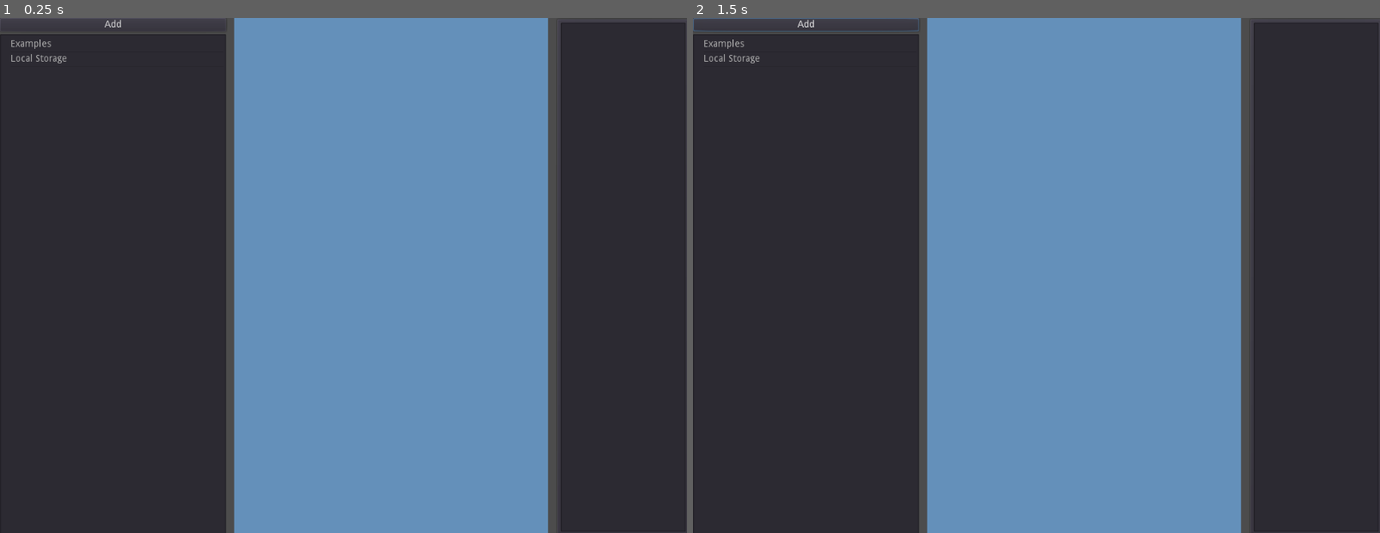
Above: before the commit, frames 1-2 (left to right).
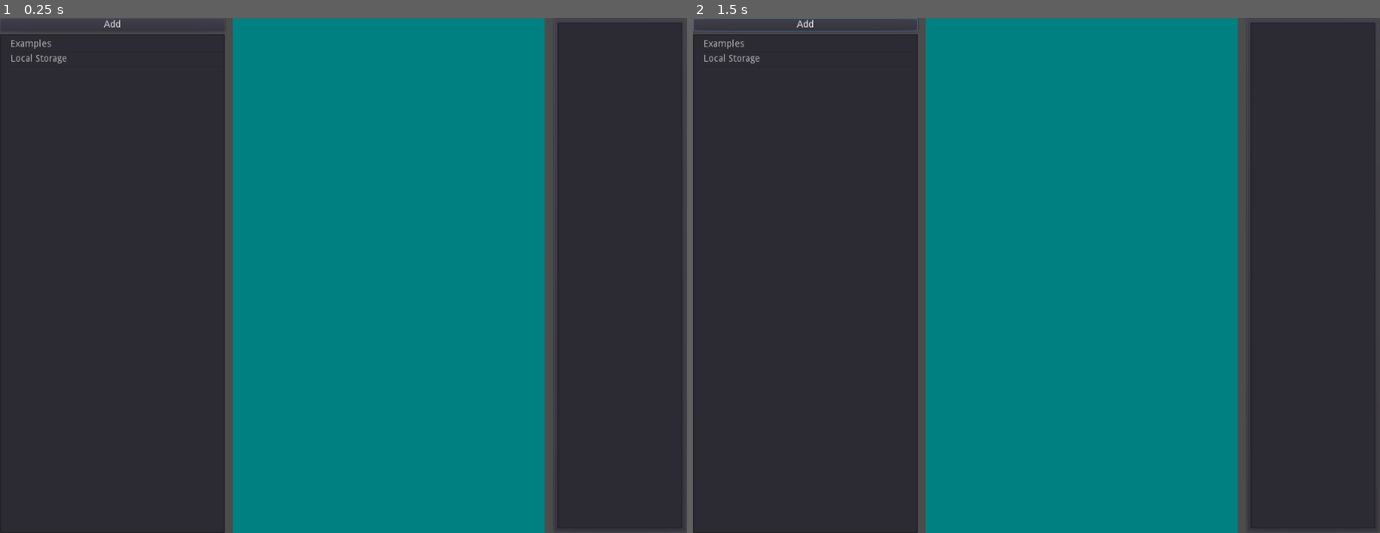
Above: after the commit, the same moments.

Repository: mnemoli/LnzLive
Game: Godot game, scene res://scenes/editor/editor.tscn
Two runs of this game, one before a commit and one after it. Both use one fixed random seed, a clock stepped at 60 frames per second and the inputs below.
Inputs (mouse positions are in pixels of both pictures, inside the frame that each line leads up to):
- Up to frame 1 (0.25 s): no input
- Up to frame 2 (1.5 s): click "Add" at 0.5 s; tap Enter at 1.25 s; move the mouse to (1187, 249) at 1.27 s; hold Ctrl from 1.28 s (still down); click (1187, 249) at 1.42 s

The runs differ from the first frame. In frame 1, 46% of the frame differs, in the area x 15-100%, y 0-100%; in frame 2, 46%.

Commit message:
Bunch of UI stuff

Diff:
--- /dev/null
+++ b/scenes/editor/PetViewContainer.gd
@@ -0,0 +1,21 @@
+extends PanelContainer
+
+onready var camera_holder: Spatial = get_tree().root.get_node("Root/PetRoot/petholder/Viewport/CameraHolder") as Spatial
+onready var camera = camera_holder.get_node("Camera")
+
+func _gui_input(event):
+	if event is InputEventMouseMotion:
+		if Input.is_mouse_button_pressed(BUTTON_LEFT):
+			var motion = event.relative as Vector2
+			camera_holder.rotation.x += motion.y * 0.01
+			camera_holder.rotation.y += motion.x * -0.01
+		if Input.is_mouse_button_pressed(BUTTON_RIGHT) or Input.is_mouse_button_pressed(BUTTON_MIDDLE):
+			var motion = event.relative as Vector2
+			camera.transform.origin.x += motion.x * 0.001 * camera.size
+			camera.transform.origin.y += motion.y * 0.001 * camera.size
+
+	elif event is InputEventMouseButton and event.pressed:
+		if event.button_index == BUTTON_WHEEL_DOWN:
+			camera.size *= 2.0
+		elif event.button_index == BUTTON_WHEEL_UP:
+			camera.size /= 2.0
--- a/scenes/editor/editor.tscn
+++ b/scenes/editor/editor.tscn
@@ -1,8 +1,15 @@
-[gd_scene load_steps=4 format=2]
+[gd_scene load_steps=7 format=2]
 
 [ext_resource path="res://scenes/editor/LnzTextEdit.gd" type="Script" id=1]
 [ext_resource path="res://scenes/editor/FileTree.gd" type="Script" id=2]
 [ext_resource path="res://scenes/dog_generator.gd" type="Script" id=3]
+[ext_resource path="res://scenes/editor/PetViewContainer.gd" type="Script" id=4]
+
+[sub_resource type="StyleBoxFlat" id=2]
+bg_color = Color( 0, 0.501961, 0.501961, 1 )
+
+[sub_resource type="ViewportTexture" id=1]
+viewport_path = NodePath("PetRoot/petholder/Viewport")
 
 [node name="Root" type="Node"]
 
@@ -21,37 +28,48 @@
 
 [node name="lines" type="Spatial" parent="PetRoot/petholder"]
 
+[node name="Viewport" type="Viewport" parent="PetRoot/petholder"]
+size = Vector2( 1000, 1000 )
+transparent_bg = true
+handle_input_locally = false
+render_target_update_mode = 3
+
+[node name="CameraHolder" type="Spatial" parent="PetRoot/petholder/Viewport"]
+
+[node name="Camera" type="Camera" parent="PetRoot/petholder/Viewport/CameraHolder"]
+transform = Transform( -1, 0, -3.25841e-07, 0, 1, 0, 3.25841e-07, 0, -1, 0, 0, -1 )
+keep_aspect = 0
+projection = 1
+
 [node name="SceneRoot" type="Control" parent="."]
 anchor_right = 1.0
 anchor_bottom = 1.0
-margin_right = -984.0
-margin_bottom = -728.0
 __meta__ = {
 "_edit_use_anchors_": false
 }
 
 [node name="HSplitContainer" type="HSplitContainer" parent="SceneRoot"]
-margin_right = 1029.0
-margin_bottom = 773.0
+anchor_right = 1.0
+anchor_bottom = 1.0
 __meta__ = {
 "_edit_use_anchors_": false
 }
 
 [node name="VBoxContainer" type="VBoxContainer" parent="SceneRoot/HSplitContainer"]
-margin_right = 337.0
-margin_bottom = 773.0
+margin_right = 335.0
+margin_bottom = 768.0
 size_flags_horizontal = 3
 size_flags_vertical = 3
 
 [node name="Button" type="Button" parent="SceneRoot/HSplitContainer/VBoxContainer"]
-margin_right = 337.0
+margin_right = 335.0
 margin_bottom = 20.0
 text = "Add"
 
 [node name="Tree" type="Tree" parent="SceneRoot/HSplitContainer/VBoxContainer"]
 margin_top = 24.0
-margin_right = 337.0
-margin_bottom = 773.0
+margin_right = 335.0
+margin_bottom = 768.0
 size_flags_horizontal = 3
 size_flags_vertical = 3
 hide_root = true
@@ -61,42 +79,43 @@
 }
 
 [node name="HSplitContainer" type="HSplitContainer" parent="SceneRoot/HSplitContainer"]
-margin_left = 349.0
-margin_right = 1029.0
-margin_bottom = 773.0
+margin_left = 347.0
+margin_right = 1024.0
+margin_bottom = 768.0
 size_flags_horizontal = 3
 size_flags_vertical = 3
 size_flags_stretch_ratio = 2.0
 
-[node name="Panel2" type="ViewportContainer" parent="SceneRoot/HSplitContainer/HSplitContainer"]
-margin_right = 468.0
-margin_bottom = 773.0
-size_flags_horizontal = 7
-size_flags_vertical = 7
-stretch = true
+[node name="PetViewContainer" type="PanelContainer" parent="SceneRoot/HSplitContainer/HSplitContainer"]
+margin_right = 465.0
+margin_bottom = 768.0
+rect_clip_content = true
+size_flags_horizontal = 3
+size_flags_vertical = 3
+custom_styles/panel = SubResource( 2 )
+script = ExtResource( 4 )
 
-[node name="Viewport" type="Viewport" parent="SceneRoot/HSplitContainer/HSplitContainer/Panel2"]
-size = Vector2( 468, 773 )
-handle_input_locally = false
-render_target_update_mode = 3
+[node name="TextureRect" type="TextureRect" parent="SceneRoot/HSplitContainer/HSplitContainer/PetViewContainer"]
+margin_right = 465.0
+margin_bottom = 768.0
+texture = SubResource( 1 )
+expand = true
+stretch_mode = 4
+flip_v = true
 
-[node name="Camera" type="Camera" parent="SceneRoot/HSplitContainer/HSplitContainer/Panel2/Viewport"]
-transform = Transform( -1, 0, -3.25841e-07, 0, 1, 0, 3.25841e-07, 0, -1, 0, 0, -1 )
-projection = 1
-
-[node name="PanelContainer" type="PanelContainer" parent="SceneRoot/HSplitContainer/HSplitContainer"]
-margin_left = 480.0
-margin_right = 680.0
-margin_bottom = 773.0
+[node name="TextPanelContainer" type="PanelContainer" parent="SceneRoot/HSplitContainer/HSplitContainer"]
+margin_left = 477.0
+margin_right = 677.0
+margin_bottom = 768.0
 rect_min_size = Vector2( 200, 0 )
 size_flags_horizontal = 13
 size_flags_vertical = 3
 
-[node name="LnzTextEdit" type="TextEdit" parent="SceneRoot/HSplitContainer/HSplitContainer/PanelContainer"]
+[node name="LnzTextEdit" type="TextEdit" parent="SceneRoot/HSplitContainer/HSplitContainer/TextPanelContainer"]
 margin_left = 7.0
 margin_top = 7.0
 margin_right = 193.0
-margin_bottom = 766.0
+margin_bottom = 761.0
 size_flags_horizontal = 3
 size_flags_vertical = 3
 script = ExtResource( 1 )
@@ -104,10 +123,10 @@
 "_edit_use_anchors_": false
 }
 
-[connection signal="example_file_selected" from="SceneRoot/HSplitContainer/VBoxContainer/Tree" to="SceneRoot/HSplitContainer/HSplitContainer/PanelContainer/LnzTextEdit" method="_on_example_file_selected"]
+[connection signal="example_file_selected" from="SceneRoot/HSplitContainer/VBoxContainer/Tree" to="SceneRoot/HSplitContainer/HSplitContainer/TextPanelContainer/LnzTextEdit" method="_on_example_file_selected"]
 [connection signal="example_file_selected" from="SceneRoot/HSplitContainer/VBoxContainer/Tree" to="PetRoot/Node" method="generate_pet"]
 [connection signal="item_activated" from="SceneRoot/HSplitContainer/VBoxContainer/Tree" to="SceneRoot/HSplitContainer/VBoxContainer/Tree" method="_on_Tree_item_activated"]
-[connection signal="user_file_selected" from="SceneRoot/HSplitContainer/VBoxContainer/Tree" to="SceneRoot/HSplitContainer/HSplitContainer/PanelContainer/LnzTextEdit" method="_on_user_file_selected"]
+[connection signal="user_file_selected" from="SceneRoot/HSplitContainer/VBoxContainer/Tree" to="SceneRoot/HSplitContainer/HSplitContainer/TextPanelContainer/LnzTextEdit" method="_on_user_file_selected"]
 [connection signal="user_file_selected" from="SceneRoot/HSplitContainer/VBoxContainer/Tree" to="PetRoot/Node" method="generate_pet"]
-[connection signal="file_saved" from="SceneRoot/HSplitContainer/HSplitContainer/PanelContainer/LnzTextEdit" to="PetRoot/Node" method="generate_pet"]
-[connection signal="file_saved" from="SceneRoot/HSplitContainer/HSplitContainer/PanelContainer/LnzTextEdit" to="SceneRoot/HSplitContainer/VBoxContainer/Tree" method="rescan"]
+[connection signal="file_saved" from="SceneRoot/HSplitContainer/HSplitContainer/TextPanelContainer/LnzTextEdit" to="SceneRoot/HSplitContainer/VBoxContainer/Tree" method="rescan"]
+[connection signal="file_saved" from="SceneRoot/HSplitContainer/HSplitContainer/TextPanelContainer/LnzTextEdit" to="PetRoot/Node" method="generate_pet"]
